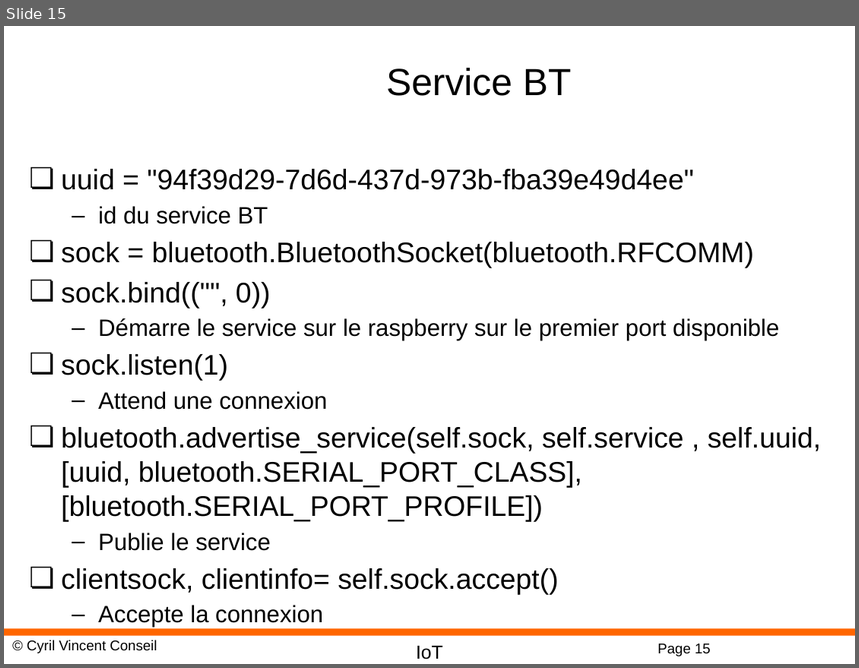
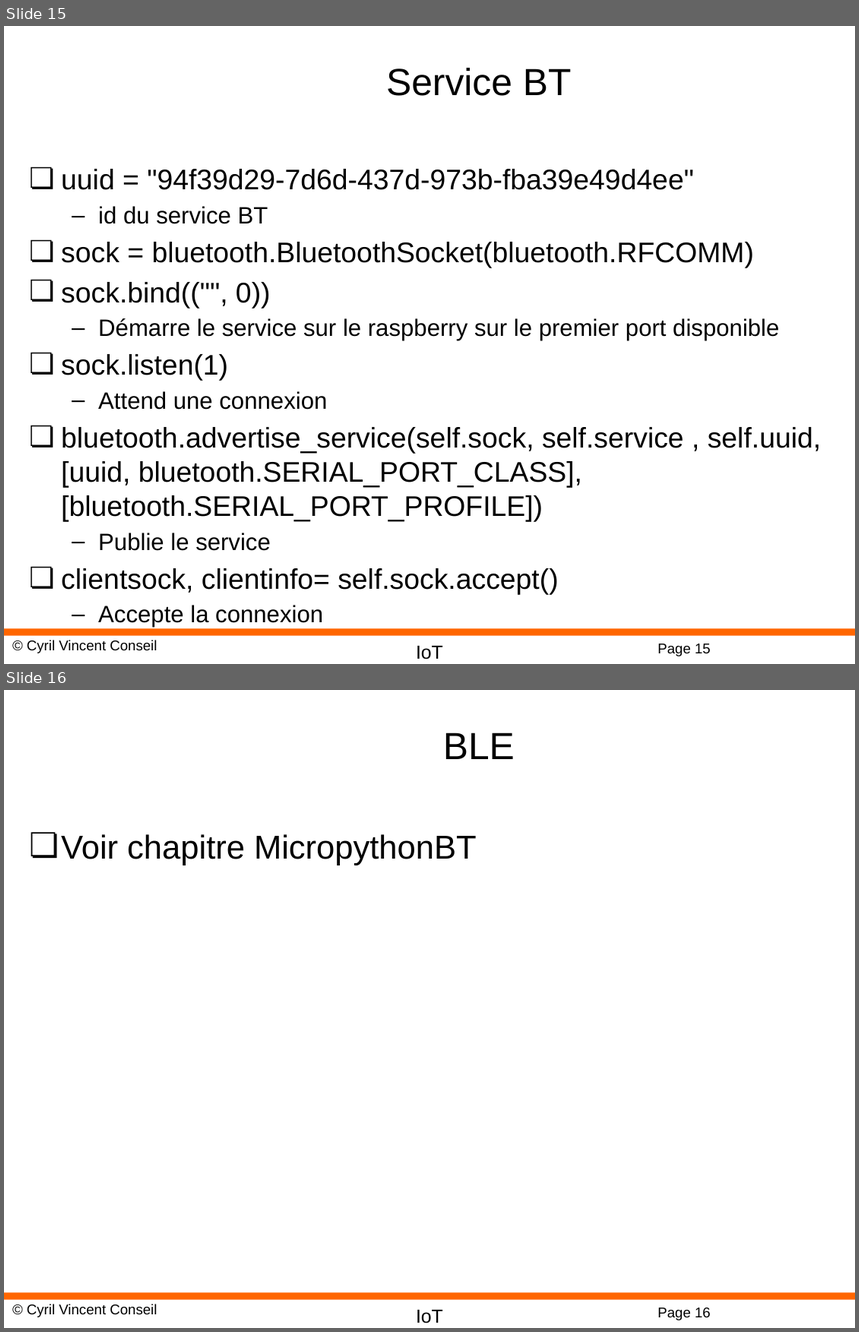
Before and after one commit to cyrilvincent/IoT, a slide deck: ppt/IoT09-Wireless.pptx. Shown one above the other, each under a label of ours: slide 15 before the commit, slides 15 and 16 after it. The pictures are 859x668 and 859x1332 pixels, drawn with LibreOffice and Linux fonts; fonts in the diff are those of the drawing; background and template pictures are left out. Boxes give left, top, right and bottom in pixels: in the first picture for what was removed or moved away, otherwise in the second. Text is boxed around its words. In the diff, an @@ line names an element or a change of style, - is before the commit and + after.

```diff
--- a/ppt/IoT09-Wireless.pptx
+++ b/ppt/IoT09-Wireless.pptx
@@ slide 16 added at [4,690,855,1328], background #FFFFFF; not listed: 4 template elements that a slide beside it also shows @@
@@ title added at [443,733,515,759], 32 pt, text #000000 @@
+BLE
@@ text added at [61,834,477,866], 28 pt, text #000000 @@
+❏ Voir chapitre MicropythonBT
```
Also in this commit, not shown: 7 other files.
